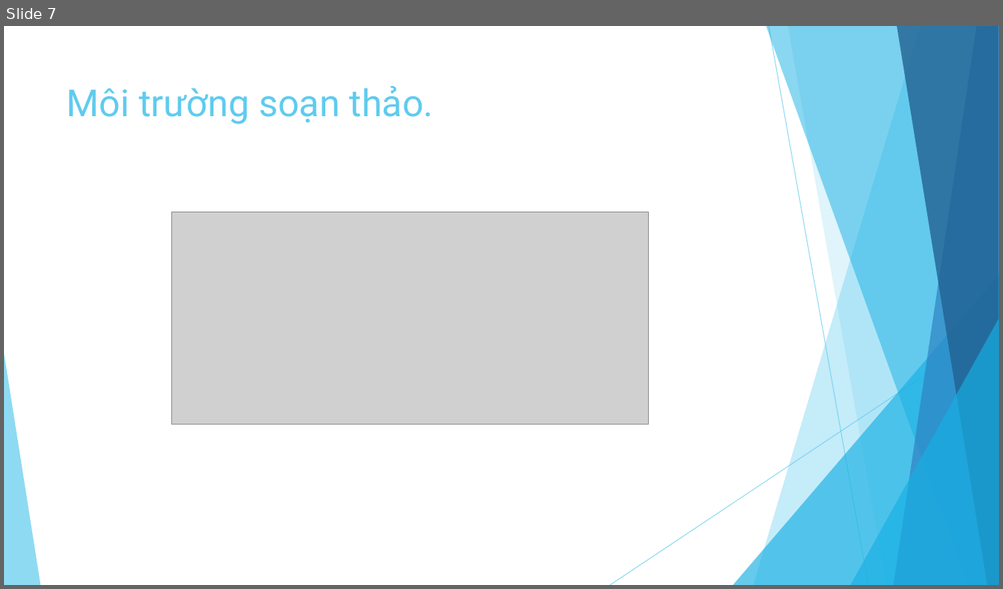
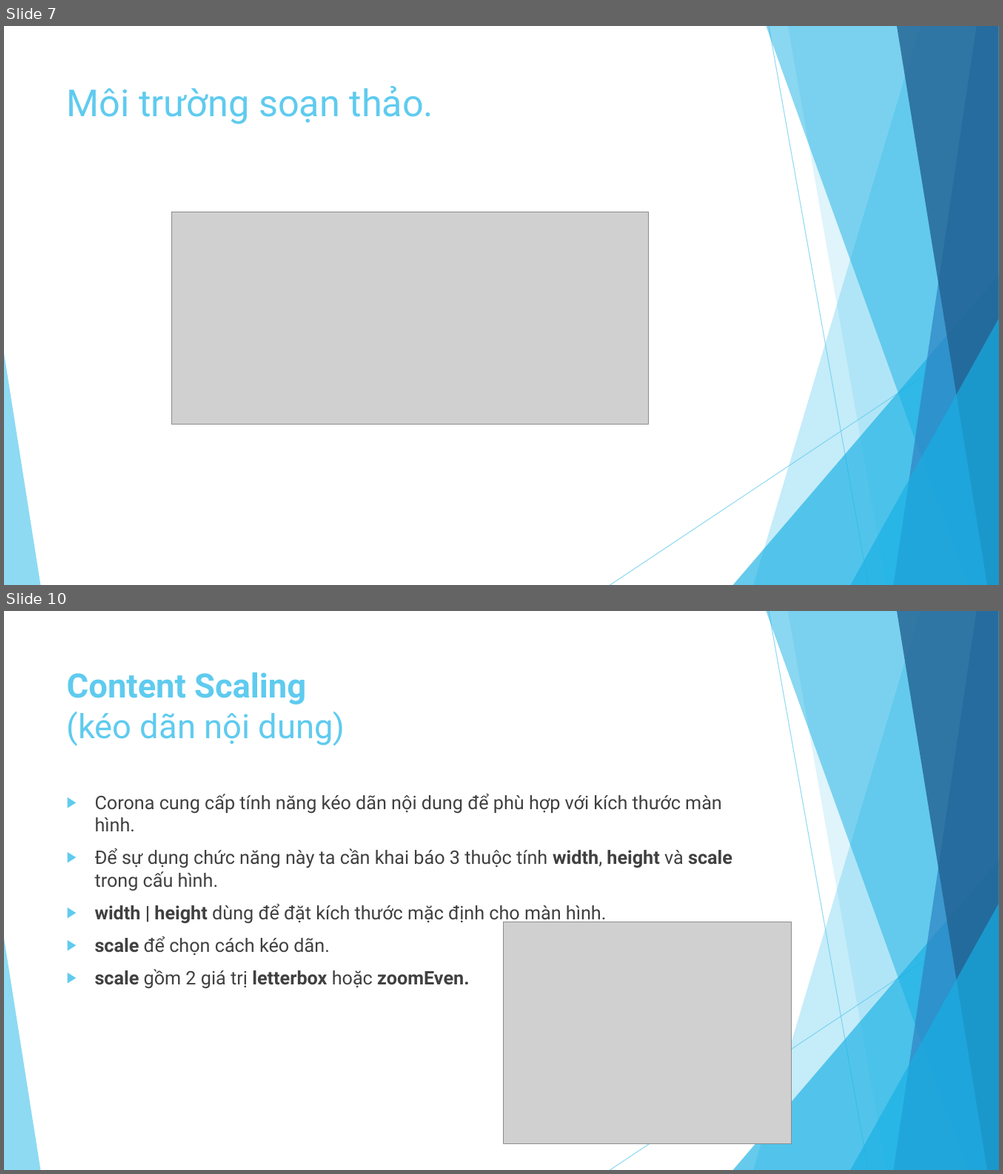
Before and after one commit to ndthanhdev/TDT-Spring-2017, a slide deck: Corona/Presentation1.pptx. Shown one above the other, each under a label of ours: slide 7 before the commit, slides 7 and 10 after it; the slides between them are not shown. The pictures are 1003x589 and 1003x1174 pixels, drawn with LibreOffice and Linux fonts; fonts in the diff are those of the drawing; grey boxes stand for pictures. Boxes give left, top, right and bottom in pixels: in the first picture for what was removed or moved away, otherwise in the second. Text is boxed around its words. In the diff, an @@ line names an element or a change of style, - is before the commit and + after.

```diff
--- a/Corona/Presentation1.pptx
+++ b/Corona/Presentation1.pptx
@@ slide 10 added at <box>4,611,999,1170</box>, background #FFFFFF; not listed: 10 template elements that a slide beside it also shows @@
@@ title added at <box>67,672,345,746</box>, 32.4 pt, text #5FCBEF @@
+Content Scaling
+(kéo dãn nội dung)
@@ text added at <box>95,794,732,989</box>, 18 pt, text #404040 @@
+▶ Corona cung cấp tính năng kéo dãn nội dung để phù hợp với kích thước màn hình.
+▶ Để sự dụng chức năng này ta cần khai báo 3 thuộc tính width, height và scale trong cấu hình.
+▶ width | height dùng để đặt kích thước mặc định cho màn hình.
+▶ scale để chọn cách kéo dãn.
+▶ scale gồm 2 giá trị letterbox hoặc zoomEven.
@@ picture added at <box>504,922,791,1144</box> @@
```
Also in this commit, not shown: 4 slides changed, 4 other slides added, 1 other file.
